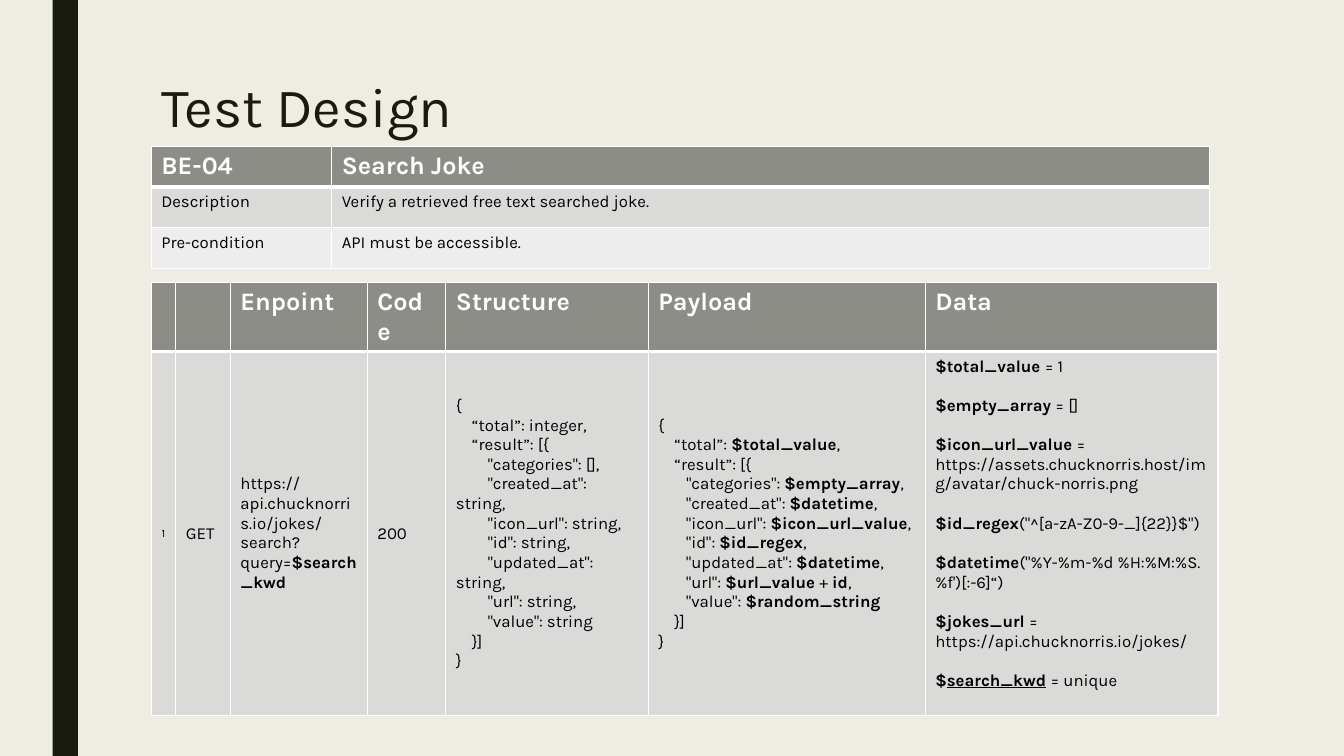
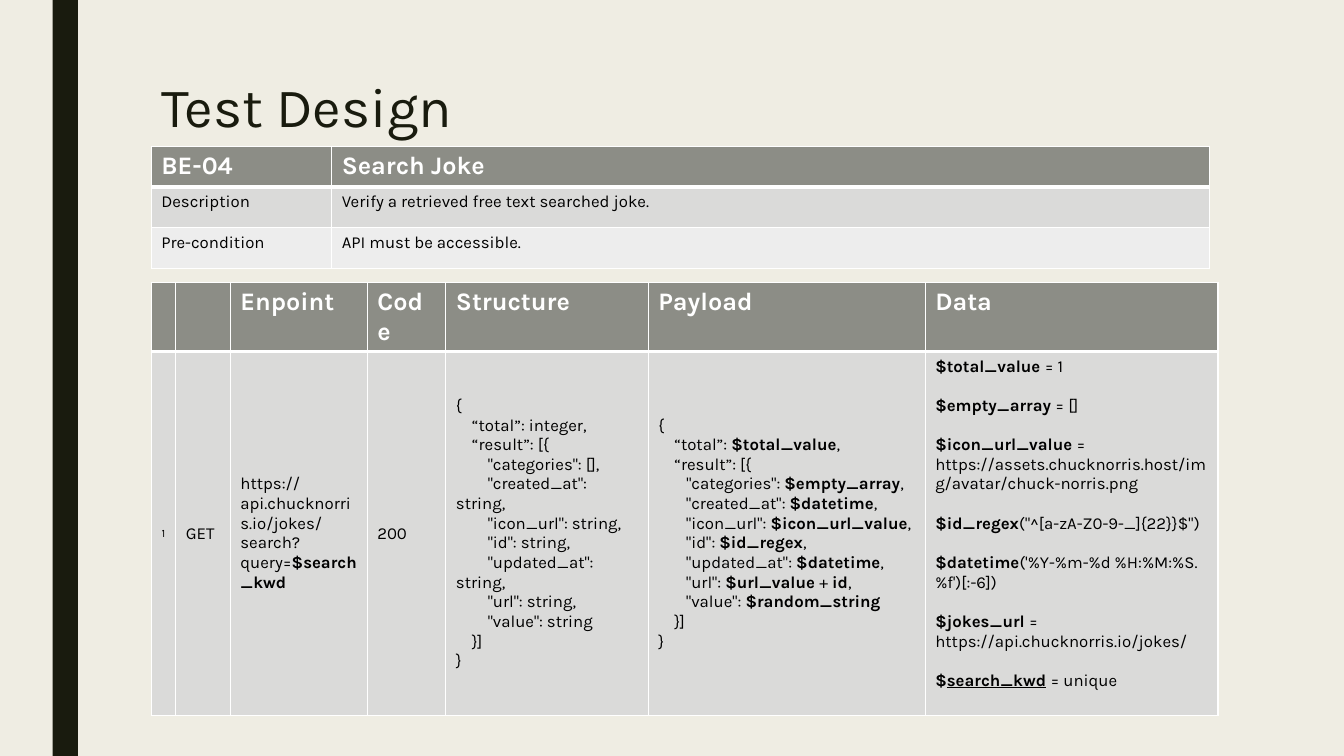
Before and after one commit to Malafas/stopnorris, a slide deck: slide 12 of Docs/stopnorris.pptx. Drawn at 1344x756 pixels with LibreOffice and Linux fonts; fonts in the diff are those of the drawing. Boxes give left, top, right and bottom in pixels: in the first picture for what was removed or moved away, otherwise in the second. Text is boxed around its words. In the diff, an @@ line names an element or a change of style, - is before the commit and + after.

```diff
--- a/Docs/stopnorris.pptx
+++ b/Docs/stopnorris.pptx
@@ table at [151,282,1219,697] @@
@@ row 2, column 7: "$total_value = 1 / $empty_array = [] / $icon_url_value = https://assets.chucknorris.host/img/avatar/chuck-norris.png / $id_regex("^[a-zA-Z0-9-_]{22}}$") / $datetime("%Y-%m-%d %H:%M:%S.%f')[:-6]“) / $jokes_url = https://api.chucknorris.io/jokes/ / $search_kwd = unique" to "$total_value = 1 / $empty_array = [] / $icon_url_value = https://assets.chucknorris.host/img/avatar/chuck-norris.png / $id_regex("^[a-zA-Z0-9-_]{22}}$") / $datetime('%Y-%m-%d %H:%M:%S.%f')[:-6]) / $jokes_url = https://api.chucknorris.io/jokes/ / $search_kwd = unique" @@
```
Also in this commit, not shown: 2 other slides changed, 12 other files.
